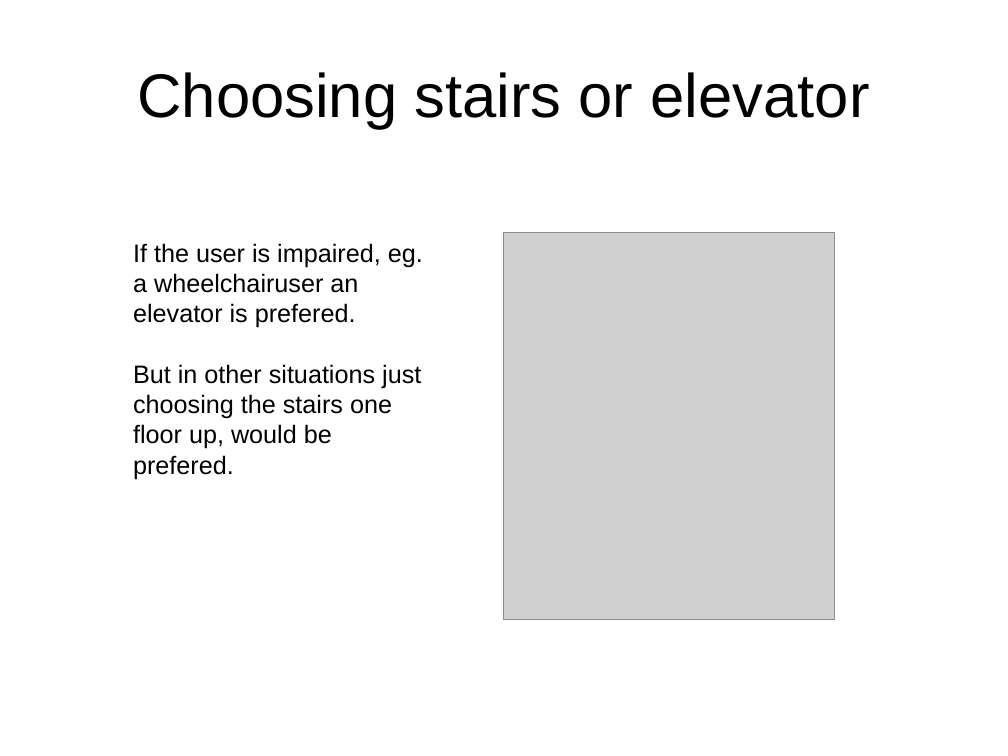
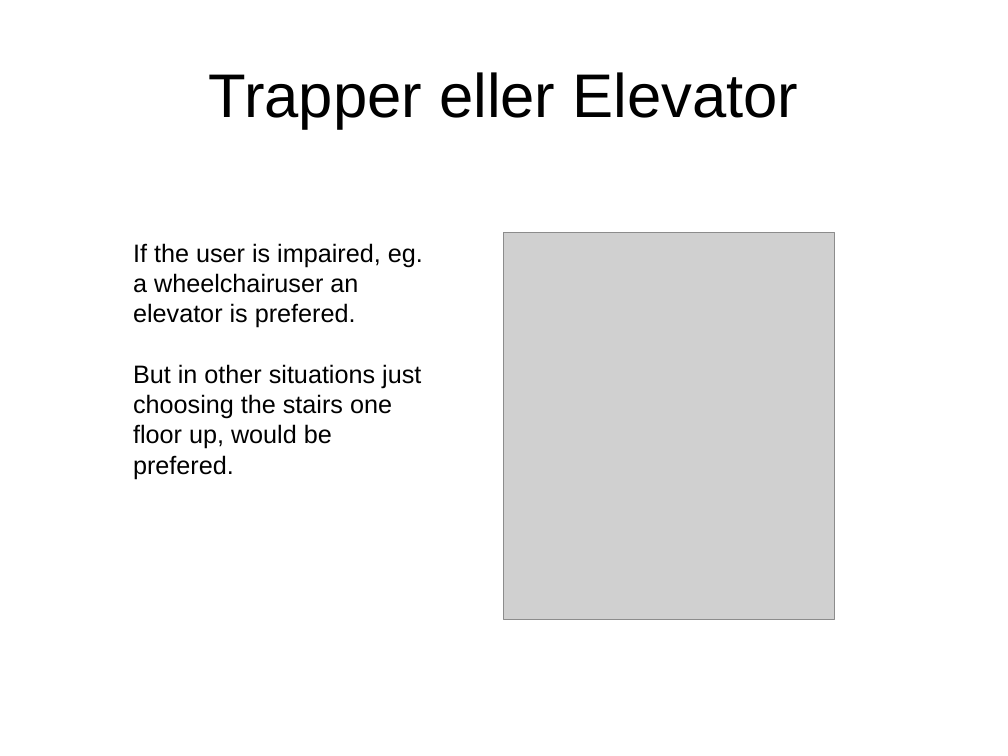
Before and after one commit to zanderdk/P1, a slide deck: slide 6 of FLAWLESS-Algorithme.ppt. Drawn at 1008x756 pixels with LibreOffice and Linux fonts; fonts in the diff are those of the drawing; grey boxes stand for pictures. Boxes give left, top, right and bottom in pixels: in the first picture for what was removed or moved away, otherwise in the second. Text is boxed around its words. In the diff, an @@ line names an element or a change of style, - is before the commit and + after.

```diff
--- a/FLAWLESS-Algorithme.ppt
+++ b/FLAWLESS-Algorithme.ppt
@@ title at box(209, 72, 799, 129): text changed @@
-Choosing stairs or elevator
+Trapper eller Elevator
```
Also in this commit, not shown: 1 other file.
